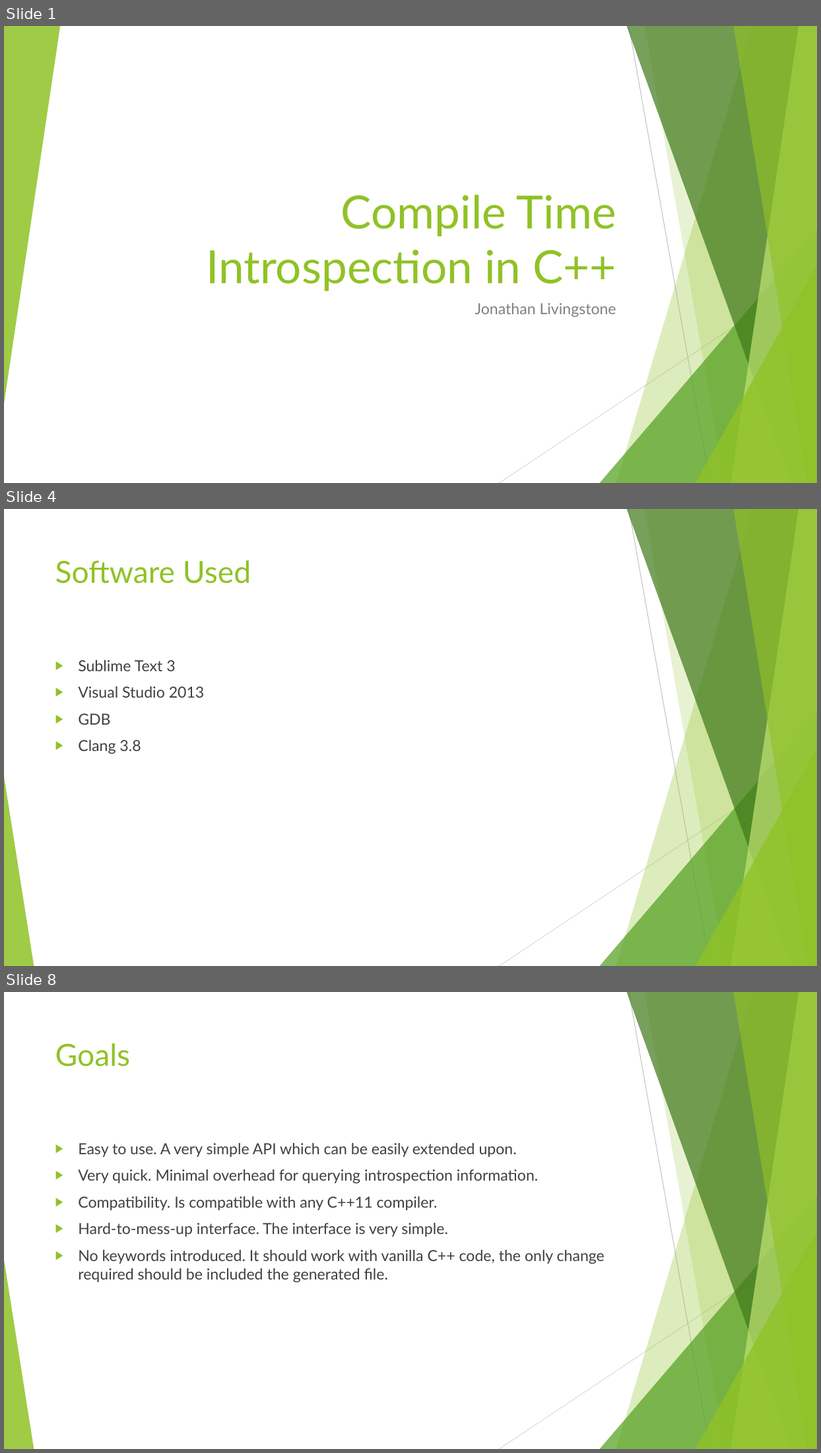
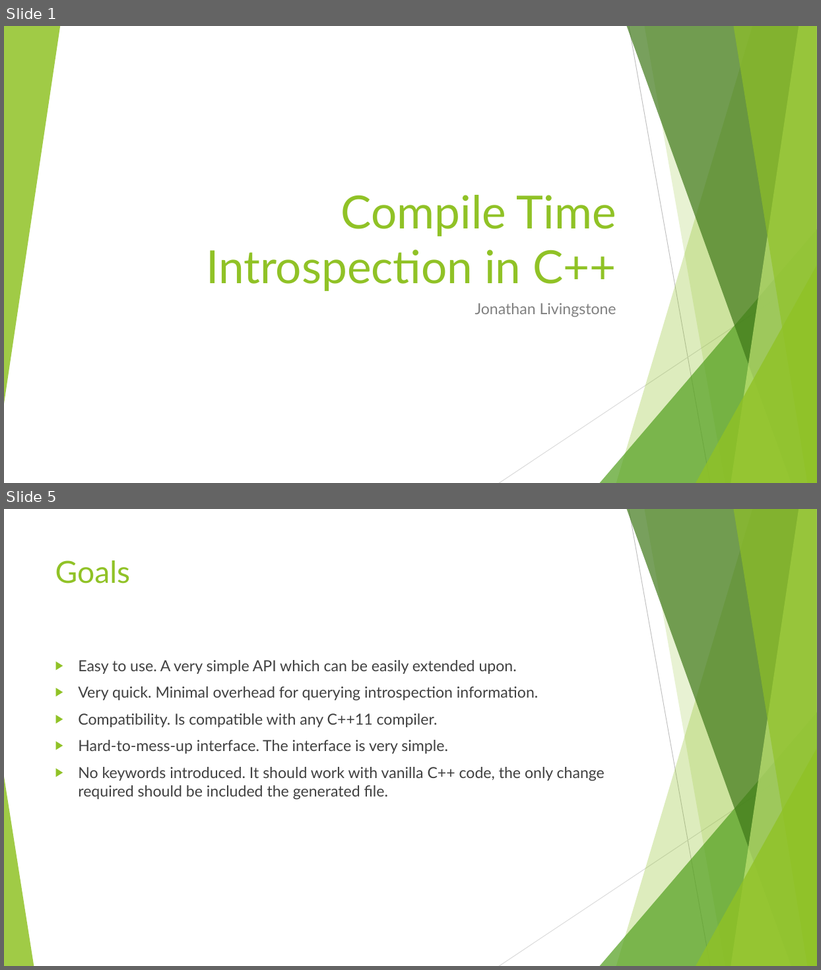
Before and after one commit to CaptainSeagull/Preprocessor-Honours, a slide deck: presentation.pptx. Shown one above the other, each under a label of ours: slides 1, 4 and 8 before the commit, slides 1 and 5 after it; the slides between them are not shown. The pictures are 821x1453 and 821x970 pixels, drawn with LibreOffice and Linux fonts; fonts in the diff are those of the drawing. Boxes give left, top, right and bottom in pixels: in the first picture for what was removed or moved away, otherwise in the second. Text is boxed around its words. In the diff, an @@ line names an element or a change of style, - is before the commit and + after.

```diff
--- a/presentation.pptx
+++ b/presentation.pptx
@@ slide 4 removed at (x1=4, y1=509, x2=817, y2=966), background #FFFFFF; not listed: 10 template elements that a slide beside it also shows @@
@@ title removed at (x1=55, y1=560, x2=251, y2=584) @@
-Software Used
@@ text removed at (x1=78, y1=660, x2=205, y2=754) @@
-▶ Sublime Text 3
-▶ Visual Studio 2013
-▶ GDB
-▶ Clang 3.8
@@ what was slide 8 is now slide 5 @@
```
Also in this commit, not shown: 5 slides changed, 1 slide added, 4 other slides removed.
